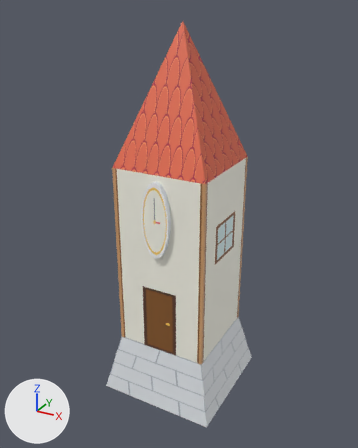
The glTF model godot_demo/assets/building_clocktower.glb, before and after one commit.
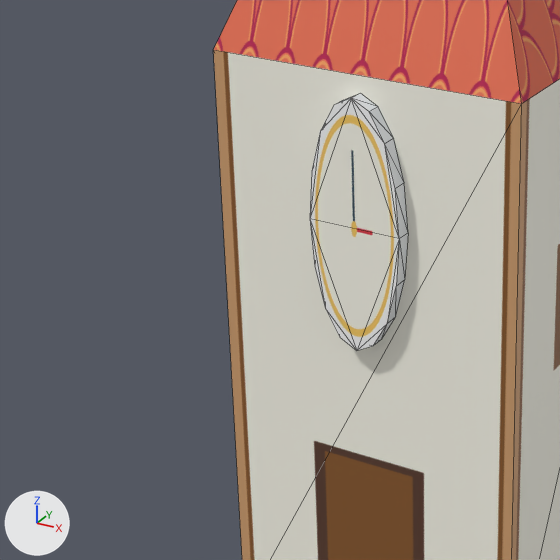
Each version appears first whole from a 50 mm camera at (3.66, -6.77, 4.39) aimed at (-0.04, -0.04, 1.02), and next in a close-up on the part from 13% to 61% of the width and 34% to 72% of the height. The axes (+X, +Y, +Z) are drawn at lower left. The lights are the same throughout. The older version's two pictures come first. The close-ups show mesh edges as thin lines. Where no turn or scale is listed for an object, it has been applied to the vertices. Vertices at exactly the same position are counted once.

Objects in the first close-up: 'building_clocktower'.
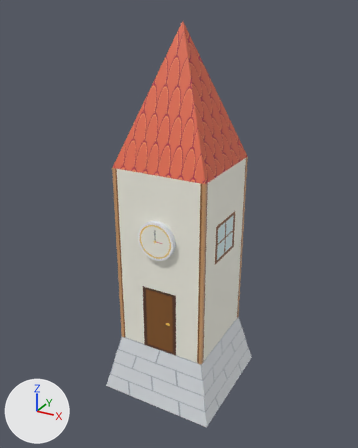
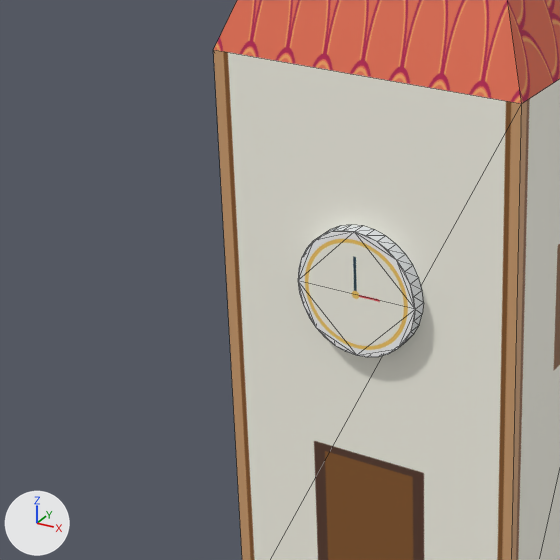
Scene script edits in JSON lines:
```json
{"block": "me_clocktower_final", "where": "# used by ob_building_clocktower; location = (0.0, 0.0, 0.0)"}
{"op": "remove", "block": "me_clocktower_final", "code": "me_clocktower_final.from_pydata(...)  # 45 vertices, 68 faces; spans x -1.04..1.04, y -1.04..1.04, z -2.1..4.2"}
{"op": "add", "block": "me_clocktower_final", "code": "me_clocktower_final.from_pydata(...)  # 77 vertices, 116 faces; spans x -1.04..1.04, y -1.04..1.04, z -2.1..4.2"}
{"block": "me_clocktower_final", "change": "me_clocktower_final part 1"}
{"block": "me_clocktower_final", "change": "2 vertices are removed from x 0.22..0.24, y -0.88..-0.8, z 1.14..1.39"}
{"block": "me_clocktower_final", "change": "10 faces are deleted"}
{"block": "me_clocktower_final", "change": "30 vertices move from x -0.24..0.24, y -0.88..-0.8, z 0.76..2.02 to x -0.31..0.32, y -0.88..-0.8, z 1.05..1.37"}
{"block": "me_clocktower_final", "change": "19 vertices are added at x -0.32..0.32, y -0.88..-0.8, z 0.73..1.11"}
{"block": "me_clocktower_final", "change": "15 new vertices lie (0.0, 0.08, 0.0) away from vertices in x -0.32..0.3, y -0.88, z 0.73..1.05"}
{"block": "me_clocktower_final", "change": "36 new faces join them, mat_m_texwall (picture img_tex_building_walls)"}
{"block": "me_clocktower_final", "change": "22 new faces join them, mat_m_texdecor (picture img_tex_building_decor)"}
{"block": "me_clocktower_final", "change": "me_clocktower_final part 2: 8 kept faces spanning x -0.3..0.3, y -0.88, z 1.17..1.37 get new texture (UV) coordinates"}
```

Pixel boxes (x1, y1, x2, y2) of what changed, in the close-ups (560 x 560 px):
```json
{"part": 1, "of": "me_clocktower_final", "change": "cut back", "before": [310, 93, 408, 350], "after": [298, 225, 424, 357]}
{"part": 2, "of": "me_clocktower_final", "change": "surface changed", "before": [310, 99, 386, 351], "after": [302, 231, 410, 283]}
```
